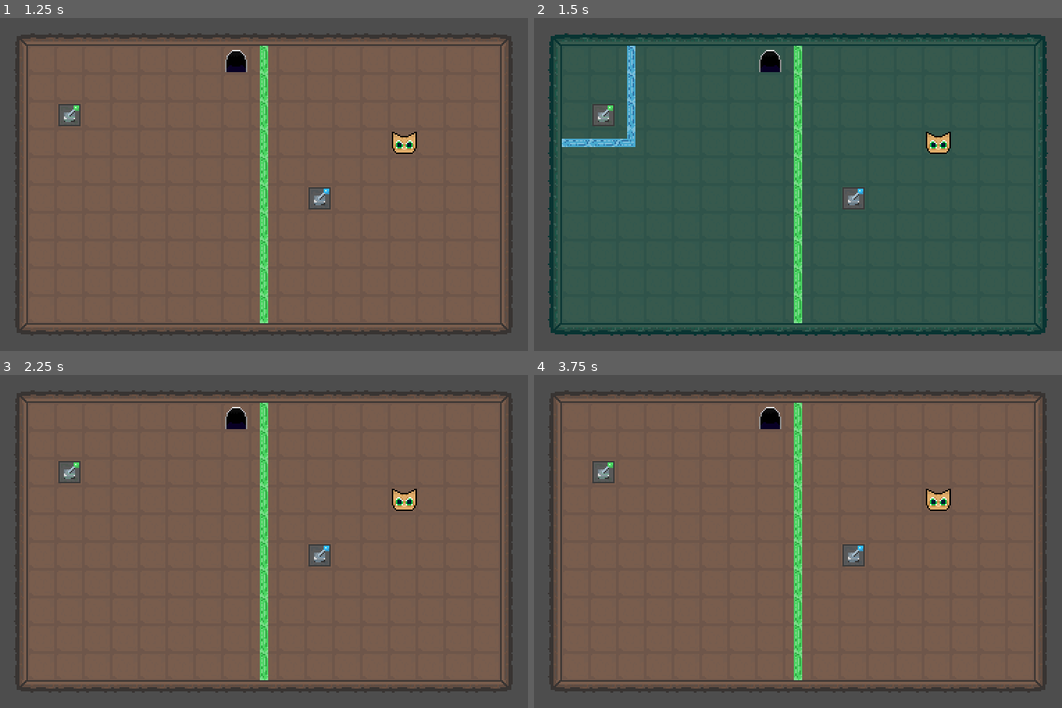
Above: before the commit, frames 1-4 (two rows, left to right).
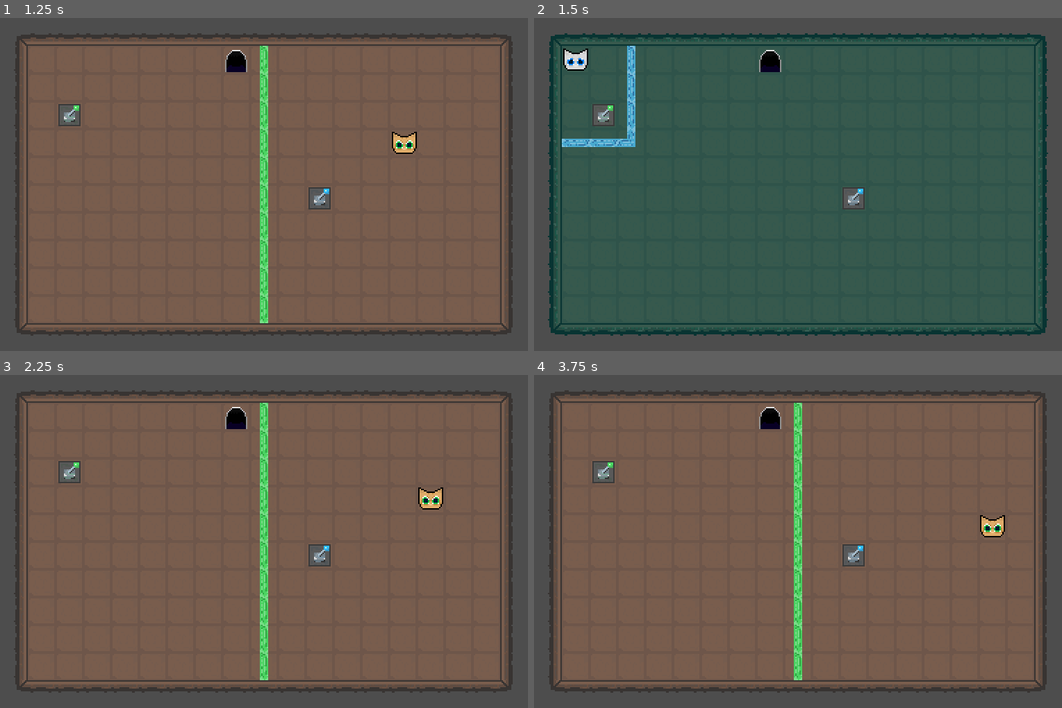
Above: after the commit, the same moments.

Repository: ZloyKobra/GodotGame
Game: Godot game, scene res://menu.tscn
Same seed, same stepped clock (60 frames per second), same inputs: the game is played once before the commit and once after it.
Inputs:
- Up to frame 1 (1.25 s): click "Новая игра" at 0.5 s
- Up to frame 2 (1.5 s): tap Enter (enter) at 1.25 s; hold D (right) from 1.28 s (still down); tap Space (Switch_condition) at 1.35 s
- Up to frame 3 (2.25 s): tap Space (Switch_condition) at 2 s; release D (right) at 2.03 s; hold S (down) from 2.03 s (still down); tap Enter (enter) at 2.1 s
- Up to frame 4 (3.75 s): tap Enter (enter) at 2.75, 3.6 s; release S (down) at 2.78 s; hold D (right) 2.78-3.53 s; tap Space (Switch_condition) at 2.85, 3.5 s; hold W (up) from 3.53 s (still down)

Frame 1 is identical in both runs. In frame 2, 1.9% of the frame differs, in the area x 5-91%, y 4-92%; in frame 3, 0.5%; in frame 4, 0.5%.
Error before the commit: Parse Error: Identifier "states" not declared in the current scope. (res://player/cat_normal.gd:14)

Commit message:
Update cat_normal.gd

Diff:
--- a/player/cat_normal.gd
+++ b/player/cat_normal.gd
@@ -11,7 +11,6 @@
 	if not is_moving:
 		return
 	if global_position == sprite_2d.global_position:
-		state = states[1]
 		return
 	if not self.visible:
 		return
@@ -56,6 +55,5 @@
 			return
 	if not tile_data0.get_custom_data("walkable"):
 		return
-	state = states[0]
 	global_position = tile_map.map_to_local(target_tile)
 	sprite_2d.global_position = tile_map.map_to_local(current_tile)
